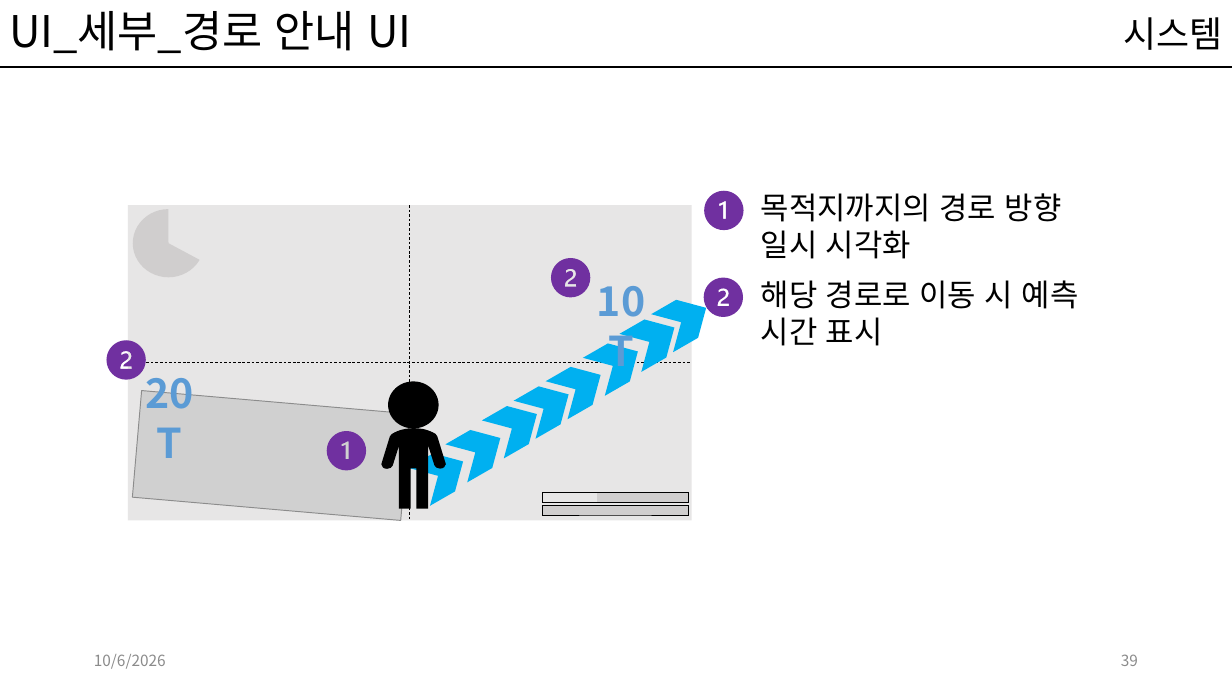
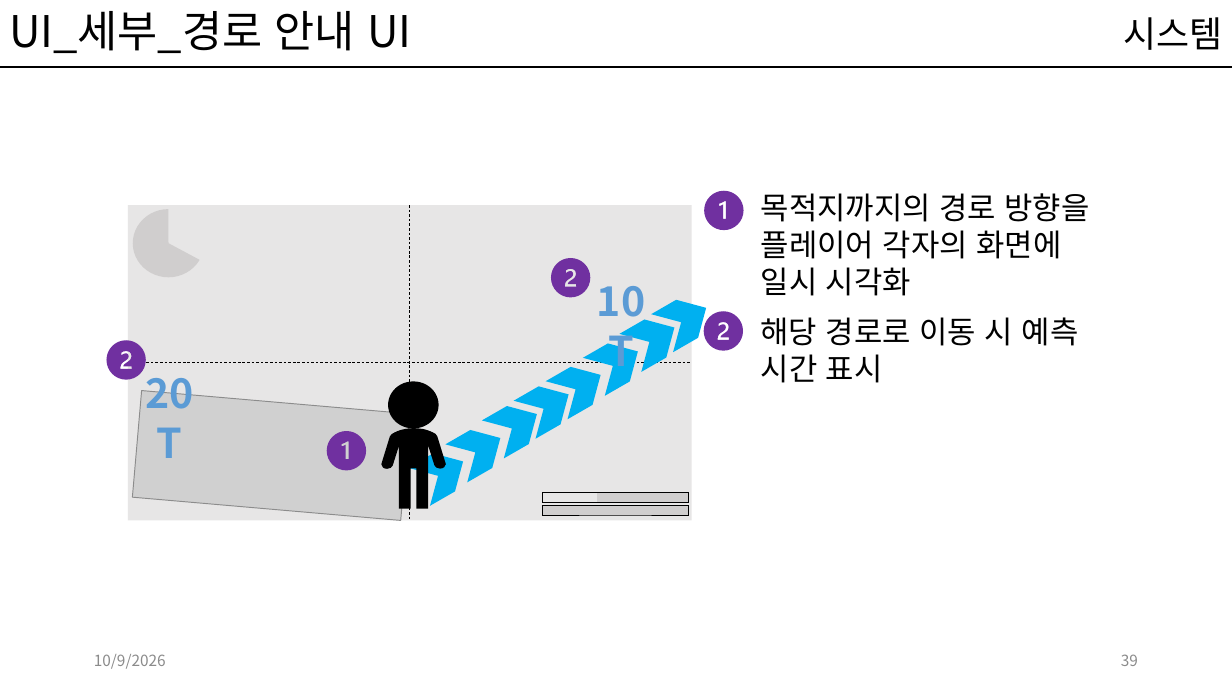
Before and after one commit to kwakyerin/2026_Graduation_Project, a slide deck: slide 39 of documents/HyunahKwon/design/designing/for_teammates/프로토타입_기획.pptx. Drawn at 1232x693 pixels with LibreOffice and Linux fonts; fonts in the diff are those of the drawing; grey boxes stand for pictures. Boxes give left, top, right and bottom in pixels: in the first picture for what was removed or moved away, otherwise in the second. Text is boxed around its words. In the diff, an @@ line names an element or a change of style, - is before the commit and + after.

Commit message:
경로표시 세부명시와 예외사항 추가
경로는 각자의 화면에 표시됨을 명시
예외사항- 두 플레이어가 멀어졌을 때의 경로 분리 설정 추가

```diff
--- a/documents/HyunahKwon/design/designing/for_teammates/프로토타입_기획.pptx
+++ b/documents/HyunahKwon/design/designing/for_teammates/프로토타입_기획.pptx
@@ text at (761,193,1090,296): text changed @@
-목적지까지의 경로 방향
-일시 시각화
+목적지까지의 경로 방향을
+플레이어 각자의 화면에
+일시 시각화
@@ freeform shape: place and size @@
-freeform shape at (704,277,744,317)
+freeform shape at (704,311,744,351)
@@ text at (94,654,166,669): text changed @@
-10/6/2026
+10/9/2026
```
Also in this commit, not shown: 34 other slides changed, 4 other files.
